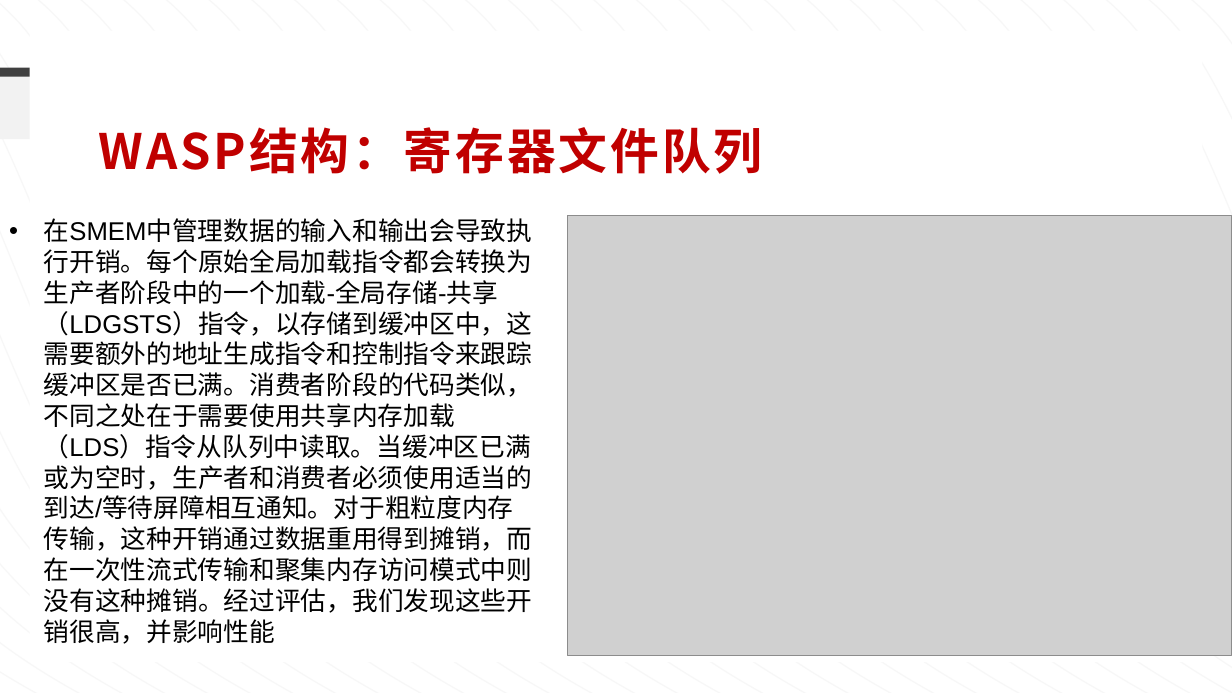
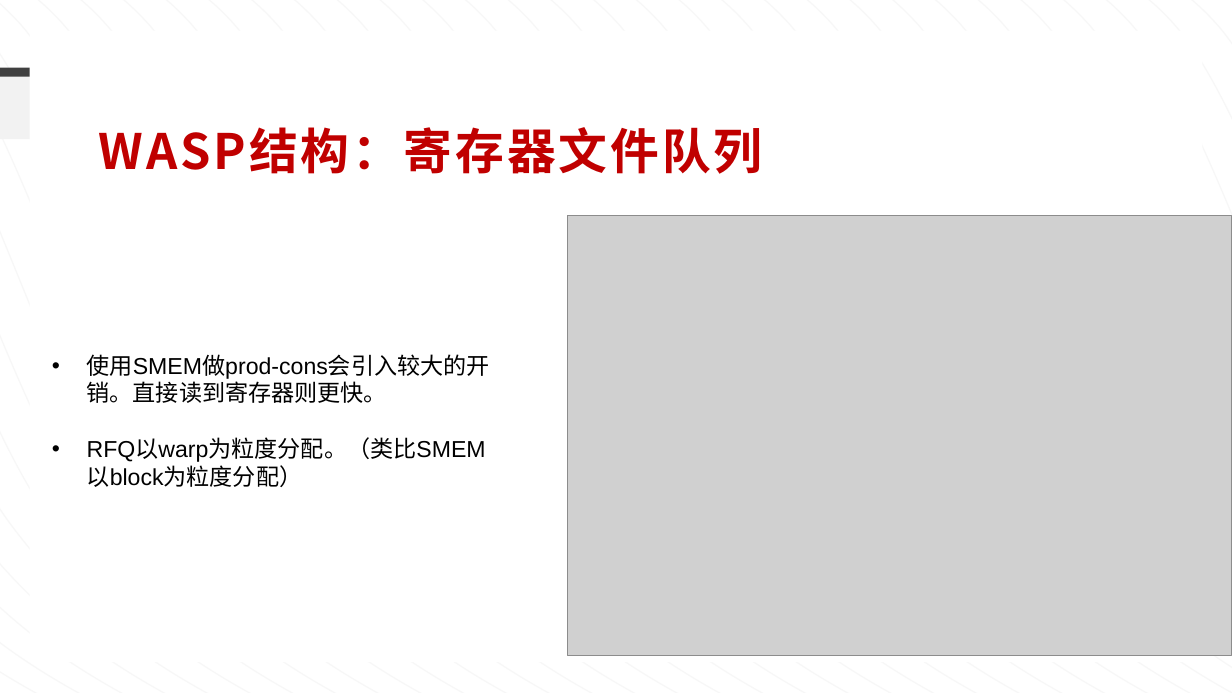
Before and after one commit to ziyuhuang123/dataflow_code, a slide deck: slide 10 of weekly_report/组会-0913.pptx. Drawn at 1232x693 pixels with LibreOffice and Linux fonts; fonts in the diff are those of the drawing; grey boxes stand for pictures. Boxes give left, top, right and bottom in pixels: in the first picture for what was removed or moved away, otherwise in the second. Text is boxed around its words. In the diff, an @@ line names an element or a change of style, - is before the commit and + after.

```diff
--- a/weekly_report/组会-0913.pptx
+++ b/weekly_report/组会-0913.pptx
@@ text at bbox=[87, 354, 490, 462]: text changed; size 20 to 18 pt @@
-• 在SMEM中管理数据的输入和输出会导致执行开销。每个原始全局加载指令都会转换为生产者阶段中的一个加载-全局存储-共享（LDGSTS）指令，以存储到缓冲区中，这需要额外的地址生成指令和控制指令来跟踪缓冲区是否已满。消费者阶段的代码类似，不同之处在于需要使用共享内存加载（LDS）指令从队列中读取。当缓冲区已满或为空时，生产者和消费者必须使用适当的到达/等待屏障相互通知。对于粗粒度内存传输，这种开销通过数据重用得到摊销，而在一次性流式传输和聚集内存访问模式中则没有这种摊销。经过评估，我们发现这些开销很高，并影响性能
+• 使用SMEM做prod-cons会引入较大的开销。直接读到寄存器则更快。
+• RFQ以warp为粒度分配。（类比SMEM以block为粒度分配）
```
Also in this commit, not shown: 14 other slides changed, 2 slides added, 6 slides removed, 19 other files.
